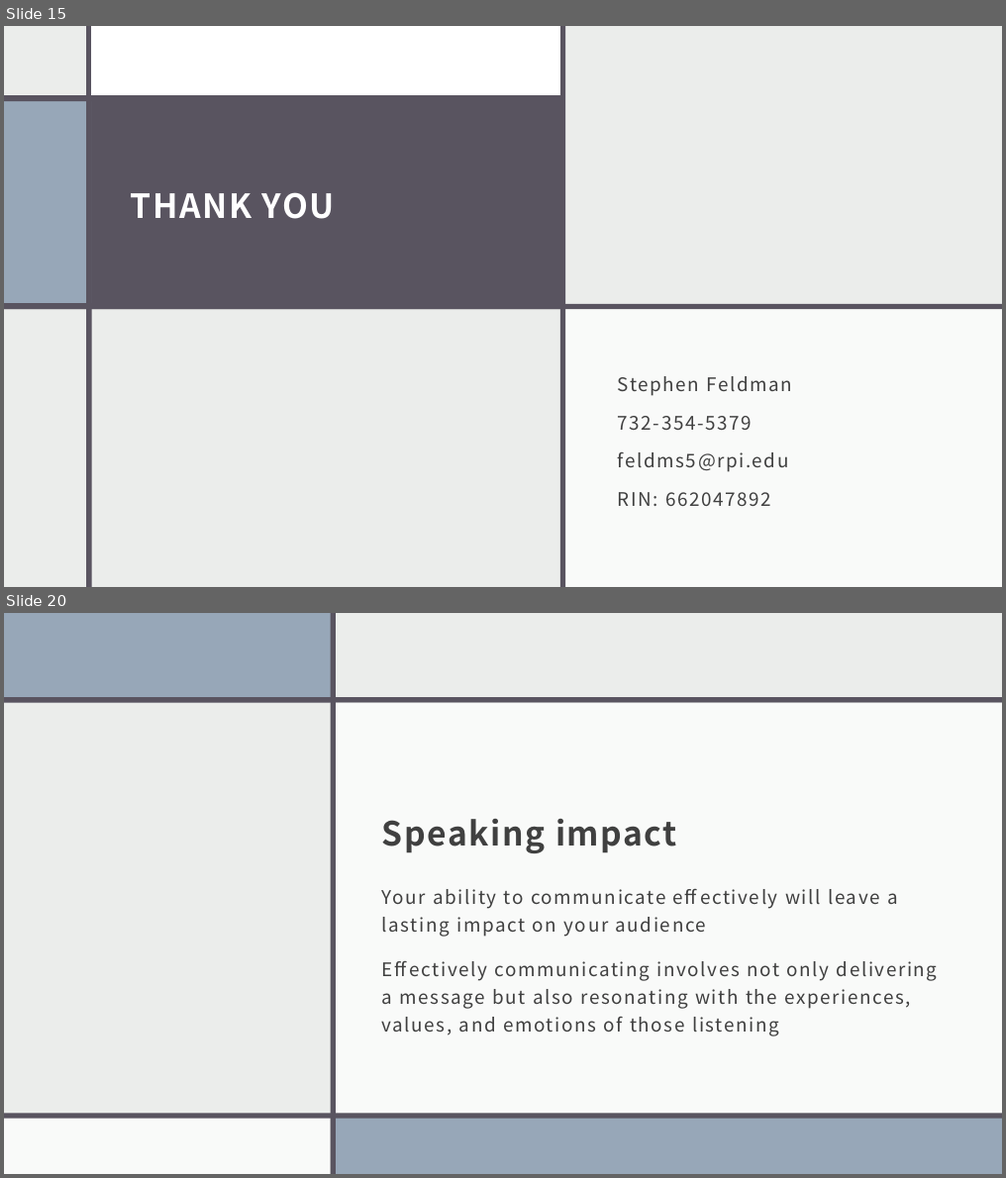
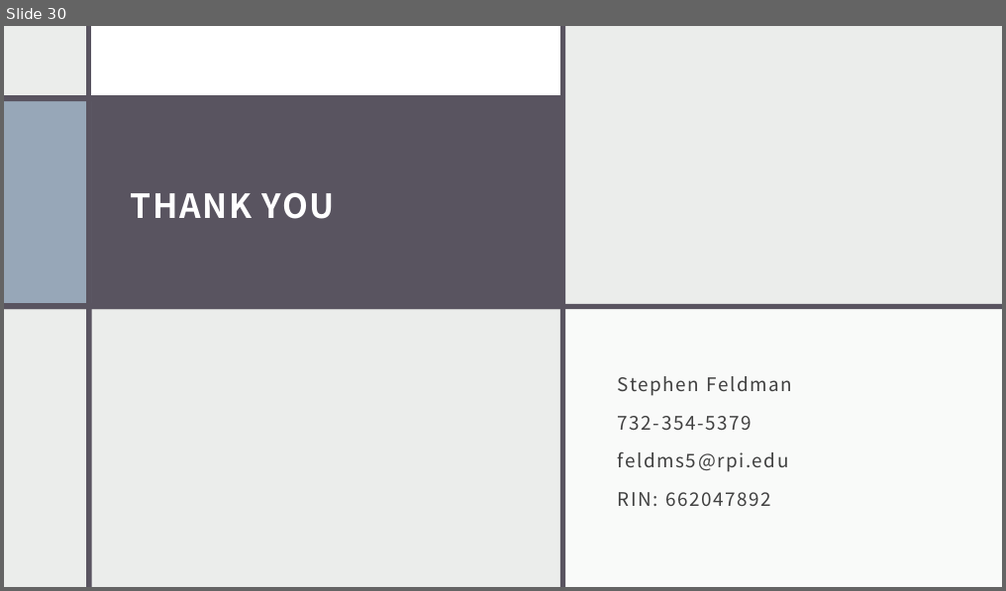
Before and after one commit to sfeldmanMIG25/Feldman-Investigating_Tour_Length_Estimators_to_Solve_Vehicle_Routing_Problem, a slide deck: Documents/Feldman_VRP_Thesis_Presentation.pptx. Shown one above the other, each under a label of ours: slides 15 and 20 before the commit, slide 30 after it; the slides between them are not shown. The pictures are 1006x1178 and 1006x591 pixels, drawn with LibreOffice and Linux fonts; fonts in the diff are those of the drawing. Boxes give left, top, right and bottom in pixels: in the first picture for what was removed or moved away, otherwise in the second. Text is boxed around its words. In the diff, an @@ line names an element or a change of style, - is before the commit and + after.

Commit message:
Documentation Update
Thesis presentation
Thesis text
Other forms.

```diff
--- a/Documents/Feldman_VRP_Thesis_Presentation.pptx
+++ b/Documents/Feldman_VRP_Thesis_Presentation.pptx
@@ slide 20 removed at (4, 613, 1002, 1174), background #EBEDEB; not listed: 2 template elements that a slide beside it also shows @@
@@ rectangle removed at (4, 613, 1002, 1174) @@
@@ rectangle removed at (4, 613, 333, 700) @@
@@ rectangle removed at (331, 613, 336, 1174) @@
@@ rectangle removed at (4, 697, 1002, 703) @@
@@ rectangle removed at (331, 703, 1002, 1114) @@
@@ title removed at (382, 819, 677, 854) @@
-Speaking impact
@@ text removed at (382, 889, 938, 1037) @@
-Your ability to communicate effectively will leave a lasting impact on your audience
-Effectively communicating involves not only delivering a message but also resonating with the experiences, values, and emotions of those listening
@@ rectangle removed at (4, 1113, 1002, 1118) @@
@@ rectangle removed at (335, 1116, 1002, 1174) @@
@@ rectangle removed at (4, 1118, 331, 1174) @@
@@ what was slide 15 is now slide 30 @@
```
Also in this commit, not shown: 9 slides changed, 16 slides added, 7 other slides removed, 3 other files.
